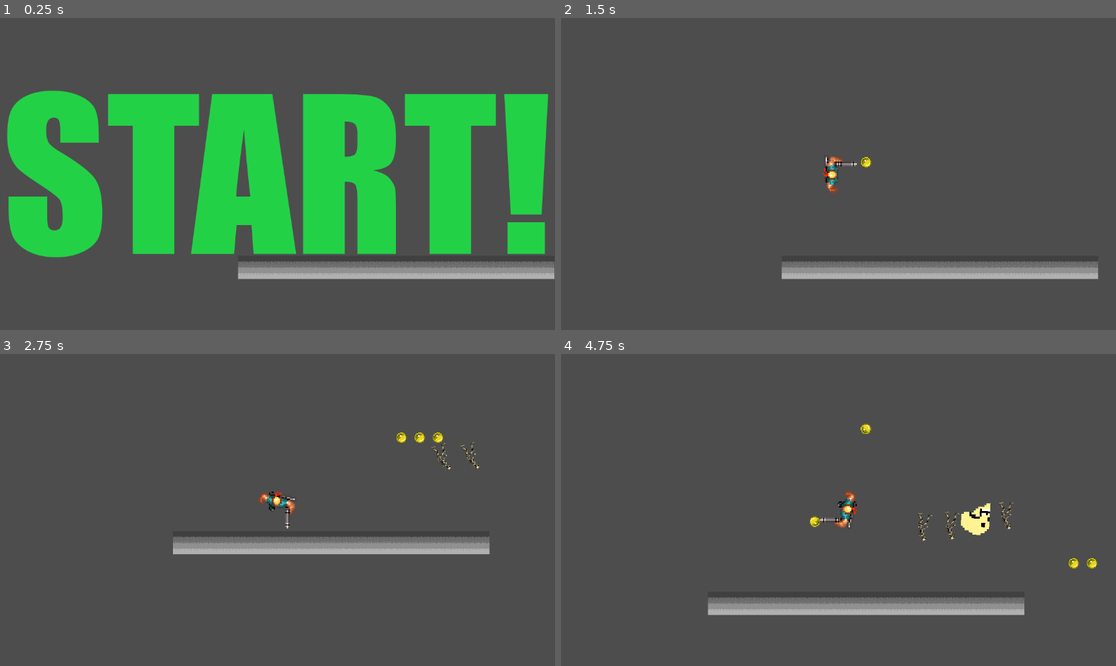
Above: before the commit, frames 1-4 (two rows, left to right).
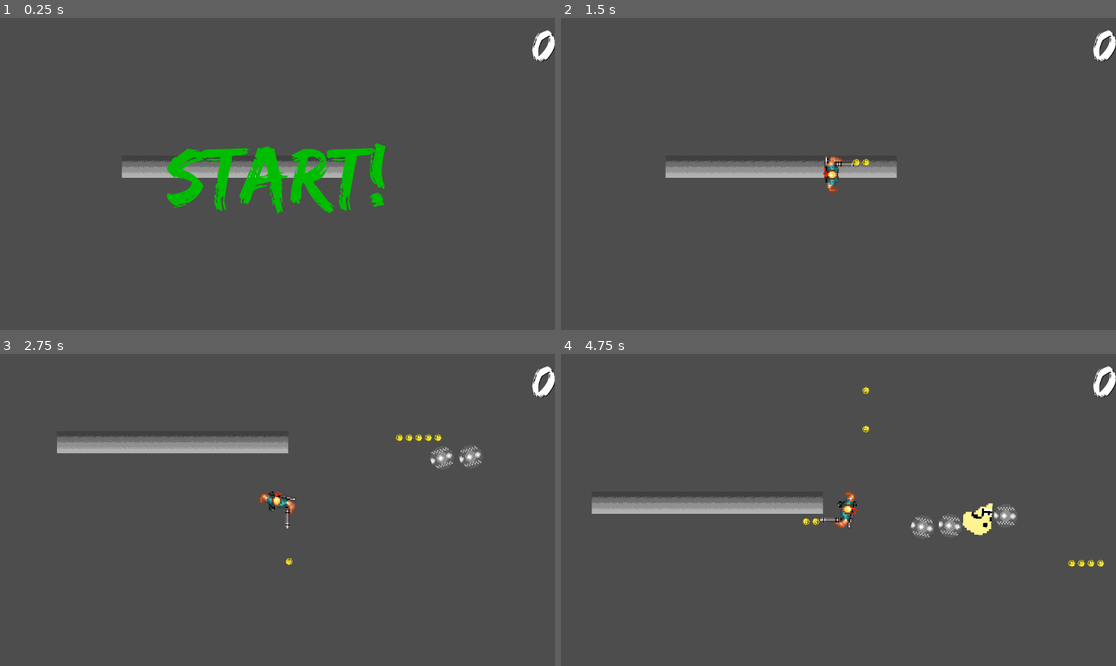
Above: after the commit, the same moments.

Repository: Nyalruko/First-Top-Down-Project
Game: Godot game, scene res://main.tscn
Same seed, same stepped clock (60 frames per second), same inputs: the game is played once before the commit and once after it.
Inputs (mouse positions are in pixels of both pictures, inside the frame that each line leads up to):
- Up to frame 1 (0.25 s): no input
- Up to frame 2 (1.5 s): click (838, 174) at 0.5 s; tap Enter at 1.25 s; hold D (Right) from 1.28 s (still down); hold Space (Fire) from 1.28 s (still down)
- Up to frame 3 (2.75 s): release D (Right) at 2.03 s; release Space (Fire) at 2.03 s; hold S (Down) from 2.03 s (still down); tap Space (Fire) at 2.1 s
- Up to frame 4 (4.75 s): release S (Down) at 2.78 s; hold D (Right) 2.78-3.53 s; hold Space (Fire) 2.78-3.53 s; hold W (Up) 3.53-4.28 s; tap Space (Fire) at 3.6 s; hold A (Left) from 4.28 s (still down); hold Space (Fire) from 4.28 s (still down)

The runs differ from the first frame. In frame 1, 39% of the frame differs, in the area x 1-100%, y 3-84%; in frame 2, 5.4%; in frame 3, 6.0%; in frame 4, 6.4%.

Commit message:
UI Update
Added UI as it's own scene, fixed it's scale and connected it to main

Diff:
--- a/bullet.tscn
+++ b/bullet.tscn
@@ -4,7 +4,7 @@
 [ext_resource type="Texture2D" uid="uid://cl4t2fwv8hlox" path="res://Art/Contrabullet.png" id="2_y6aoc"]
 
 [sub_resource type="CircleShape2D" id="CircleShape2D_4yugc"]
-radius = 19.0
+radius = 13.0384
 
 [node name="Bullet" type="CharacterBody2D"]
 collision_layer = 2
@@ -12,7 +12,7 @@
 script = ExtResource("1_jlkno")
 
 [node name="Sprite2D" type="Sprite2D" parent="."]
-scale = Vector2(3, 3)
+scale = Vector2(2, 2)
 texture = ExtResource("2_y6aoc")
 
 [node name="Hitbox" type="Area2D" parent="."]
--- a/character.tscn
+++ b/character.tscn
@@ -56,7 +56,7 @@
 position = Vector2(64, -40)
 
 [node name="Weapon Cooldown" type="Timer" parent="."]
-wait_time = 0.3
+wait_time = 0.15
 
 [node name="Bang" type="AudioStreamPlayer" parent="."]
 stream = ExtResource("6_46evf")
--- a/enemy.gd
+++ b/enemy.gd
@@ -8,6 +8,7 @@
 func _physics_process(delta):
 	var direction = (player.global_position - global_position).normalized()
 	look_at(global_position + direction) #Makes the Node rotate towards the direction of the player
+	$AnimatedSprite2D.play()
 	velocity = direction * SPEED
 	move_and_slide()
 
--- a/enemy.tscn
+++ b/enemy.tscn
@@ -1,25 +1,42 @@
-[gd_scene load_steps=5 format=3 uid="uid://71eect6ojtxl"]
+[gd_scene load_steps=7 format=3 uid="uid://71eect6ojtxl"]
 
-[ext_resource type="Texture2D" uid="uid://bhbly08gina1x" path="res://Art/CIV Skeleton2.png" id="1_5jdww"]
 [ext_resource type="Script" path="res://enemy.gd" id="1_g0agx"]
+[ext_resource type="Texture2D" uid="uid://cvj2d083cfpp1" path="res://Art/Enemies/enemy_ball.png" id="2_56xre"]
+[ext_resource type="Texture2D" uid="uid://bpx4jfr3kt7hb" path="res://Art/Enemies/enemy_ball2.png" id="3_n0ima"]
 
-[sub_resource type="CapsuleShape2D" id="CapsuleShape2D_b1m3c"]
-radius = 24.0
-height = 100.0
+[sub_resource type="CircleShape2D" id="CircleShape2D_gpn8c"]
+radius = 41.1947
 
-[sub_resource type="CapsuleShape2D" id="CapsuleShape2D_iats3"]
-radius = 24.0
-height = 99.0
+[sub_resource type="SpriteFrames" id="SpriteFrames_mvth4"]
+animations = [{
+"frames": [{
+"duration": 1.0,
+"texture": ExtResource("2_56xre")
+}, {
+"duration": 1.0,
+"texture": ExtResource("3_n0ima")
+}],
+"loop": true,
+"name": &"roll",
+"speed": 5.0
+}]
+
+[sub_resource type="CircleShape2D" id="CircleShape2D_6eomb"]
+radius = 41.512
 
 [node name="Enemy" type="CharacterBody2D"]
 script = ExtResource("1_g0agx")
 
 [node name="Painbox" type="CollisionShape2D" parent="."]
-shape = SubResource("CapsuleShape2D_b1m3c")
+shape = SubResource("CircleShape2D_gpn8c")
 
-[node name="Sprite2D" type="Sprite2D" parent="."]
-scale = Vector2(2, 2)
-texture = ExtResource("1_5jdww")
+[node name="AnimatedSprite2D" type="AnimatedSprite2D" parent="."]
+rotation = 1.5708
+scale = Vector2(5, 5)
+sprite_frames = SubResource("SpriteFrames_mvth4")
+animation = &"roll"
+frame_progress = 0.300696
+speed_scale = 2.0
 
 [node name="Hitbox" type="Area2D" parent="."]
 collision_layer = 2
@@ -27,6 +44,6 @@
 
 [node name="Hurtbox" type="CollisionShape2D" parent="Hitbox"]
 position = Vector2(0, -0.5)
-shape = SubResource("CapsuleShape2D_iats3")
+shape = SubResource("CircleShape2D_6eomb")
 
 [connection signal="area_entered" from="Hitbox" to="." method="_on_hitbox_area_entered"]
--- a/main.gd
+++ b/main.gd
@@ -13,8 +13,8 @@
 # Called when the node enters the scene tree for the first time.
 func _ready():
 	#UI.set_process_mode(UI.PROCESS_MODE_DISABLED)
-	game_over.hide() #Hides the Game Over Texture
-	start.show() #Shows the Start Texture
+	#game_over.hide() #Hides the Game Over Texture
+	#start.show() #Shows the Start Texture
 	spawner.set_process_mode(spawner.PROCESS_MODE_DISABLED) #Disables the spawner scene
 	player.set_process_mode(player.PROCESS_MODE_DISABLED) #Disables the player scene
 	player.hide() #Hides the player scene
@@ -36,7 +36,7 @@
 
 func _on_character_died():
 	print ("Died") #Prints Died to see if the signal works
-	game_over.show() #Shows the Game Over Texture
+	$UI.game_done()  #Shows the Game Over Texture
 	#UI.set_process_mode(UI.PROCESS_MODE_DISABLED)
 	spawner.set_process_mode(spawner.PROCESS_MODE_DISABLED) #Disables the Spawner Scene
 	spawner.hide() #Hides the Spawner Scene
@@ -46,10 +46,15 @@
 	game_over_music.play() #Plays the Game over music
 	await get_tree().create_timer(10).timeout #Lets the game wait until the Game Over music has finished playing
 	game_over_music.stop() #Stops the Game over music
-	game_over.hide() #Hides the Game over Texture
-	start.show() #Shows the Start Button
+	#$UI.game_over.hide() #Hides the Game over Texture
+	#$UI.start.show() #Shows the Start Button
+	get_tree().reload_current_scene()
 
 
 func _on_start_pressed():
-	start.hide() #Hides the Start Button
+	#start.hide() #Hides the Start Button
+	#new_game() #Starts the New Game function
+	pass
+
+func _on_ui_new_game():
 	new_game() #Starts the New Game function
--- a/main.tscn
+++ b/main.tscn
@@ -1,13 +1,12 @@
-[gd_scene load_steps=9 format=3 uid="uid://bhw6uvntk6ynb"]
+[gd_scene load_steps=8 format=3 uid="uid://bhw6uvntk6ynb"]
 
 [ext_resource type="Script" path="res://main.gd" id="1_m3dpu"]
-[ext_resource type="Texture2D" uid="uid://bv3mr6nyb3jv5" path="res://Art/GameOver.png" id="2_ag83t"]
 [ext_resource type="PackedScene" uid="uid://b7lhkeojyxdbr" path="res://enemy_spawner.tscn" id="2_icdc0"]
-[ext_resource type="Texture2D" uid="uid://dqs7q6bphtj2e" path="res://Art/Start.png" id="3_e45pj"]
 [ext_resource type="Texture2D" uid="uid://b063l8p3u63sh" path="res://Art/floor.png" id="4_hy7sr"]
 [ext_resource type="AudioStream" uid="uid://bnv2elsf4sd3g" path="res://Art/Music/Super Bomberman 2 - Title (SNES OST).mp3" id="5_cyokd"]
 [ext_resource type="PackedScene" uid="uid://dtwmrjo3pi1uo" path="res://character.tscn" id="5_swuj0"]
 [ext_resource type="AudioStream" uid="uid://31dfwhrfv362" path="res://Art/Music/Game Over： Castlevania (NES).mp3" id="7_cg8am"]
+[ext_resource type="PackedScene" uid="uid://t15xinwh5xyw" path="res://ui.tscn" id="7_slgd2"]
 
 [node name="Main" type="Node2D"]
 script = ExtResource("1_m3dpu")
@@ -15,38 +14,13 @@
 [node name="Background" type="TextureRect" parent="."]
 z_index = -400
 texture_repeat = 2
-offset_left = 3.0
-offset_top = 24.0
-offset_right = 1098.0
-offset_bottom = 650.0
-texture = ExtResource("4_hy7sr")
-
-[node name="CanvasLayer" type="CanvasLayer" parent="."]
-
-[node name="CenterContainer" type="CenterContainer" parent="CanvasLayer"]
-anchors_preset = 8
-anchor_left = 0.5
-anchor_top = 0.5
-anchor_right = 0.5
-anchor_bottom = 0.5
-offset_left = -561.5
-offset_top = -173.0
-offset_right = 561.5
-offset_bottom = 173.0
+anchors_preset = 15
+anchor_right = 1.0
+anchor_bottom = 1.0
 grow_horizontal = 2
 grow_vertical = 2
-
-[node name="GameOver" type="TextureRect" parent="CanvasLayer/CenterContainer"]
-layout_mode = 2
-
-[node name="GameOverTexture" type="Sprite2D" parent="CanvasLayer/CenterContainer/GameOver"]
-position = Vector2(12, -6)
-scale = Vector2(0.661458, 0.981818)
-texture = ExtResource("2_ag83t")
-
-[node name="Start" type="TextureButton" parent="CanvasLayer/CenterContainer"]
-layout_mode = 2
-texture_normal = ExtResource("3_e45pj")
+texture = ExtResource("4_hy7sr")
+stretch_mode = 1
 
 [node name="Character" parent="." instance=ExtResource("5_swuj0")]
 position = Vector2(139, 287)
@@ -64,5 +38,8 @@
 [node name="GameOverMusic" type="AudioStreamPlayer" parent="."]
 stream = ExtResource("7_cg8am")
 
-[connection signal="pressed" from="CanvasLayer/CenterContainer/Start" to="." method="_on_start_pressed"]
+[node name="UI" parent="." instance=ExtResource("7_slgd2")]
+
 [connection signal="Died" from="Character" to="." method="_on_character_died"]
+[connection signal="Died" from="Character" to="UI" method="_on_character_died"]
+[connection signal="new_game" from="UI" to="." method="_on_ui_new_game"]
--- /dev/null
+++ b/ui.gd
@@ -0,0 +1,26 @@
+extends CanvasLayer
+
+signal new_game
+
+var score = 0
+
+func _ready():
+	$"Game Over".hide()
+	$Start.show()
+
+func _process(delta):
+	pass
+
+func score_increase():
+	score += 1
+	$Score.text = str(score)
+
+func game_done():
+	$"Game Over".show()
+	await get_tree().create_timer(10).timeout
+	$"Game Over".hide()
+	$Start.show()
+
+func _on_start_pressed():
+	$Start.hide()
+	new_game.emit()
--- a/ui.tscn
+++ b/ui.tscn
@@ -1,12 +1,61 @@
-[gd_scene load_steps=2 format=3 uid="uid://bxw8xihts0fx6"]
+[gd_scene load_steps=3 format=3 uid="uid://t15xinwh5xyw"]
 
-[ext_resource type="Texture2D" uid="uid://6m2wu17vloxj" path="res://icon.svg" id="1_tfwni"]
+[ext_resource type="Script" path="res://ui.gd" id="1_vew82"]
+[ext_resource type="FontFile" uid="uid://dr7wwg0q4a857" path="res://Art/edosz.ttf" id="2_i456l"]
 
-[node name="UI" type="Node2D"]
+[node name="UI" type="CanvasLayer"]
+script = ExtResource("1_vew82")
 
-[node name="CanvasLayer" type="CanvasLayer" parent="."]
+[node name="Score" type="Label" parent="."]
+anchors_preset = 1
+anchor_left = 1.0
+anchor_right = 1.0
+offset_left = -40.0
+offset_bottom = 23.0
+grow_horizontal = 0
+theme_override_colors/font_shadow_color = Color(0, 0, 0, 1)
+theme_override_fonts/font = ExtResource("2_i456l")
+theme_override_font_sizes/font_size = 96
+text = "0"
 
-[node name="TextureRect" type="TextureRect" parent="CanvasLayer"]
-offset_right = 40.0
-offset_bottom = 40.0
-texture = ExtResource("1_tfwni")
+[node name="Game Over" type="Label" parent="."]
+anchors_preset = 8
+anchor_left = 0.5
+anchor_top = 0.5
+anchor_right = 0.5
+anchor_bottom = 0.5
+offset_left = -494.0
+offset_top = -112.5
+offset_right = 494.0
+offset_bottom = 112.5
+grow_horizontal = 2
+grow_vertical = 2
+theme_override_colors/font_color = Color(0.721569, 0, 0, 1)
+theme_override_colors/font_shadow_color = Color(0, 0, 0, 1)
+theme_override_fonts/font = ExtResource("2_i456l")
+theme_override_font_sizes/font_size = 200
+text = "GAME OVER!"
+horizontal_alignment = 1
+vertical_alignment = 1
+
+[node name="Start" type="Button" parent="."]
+anchors_preset = 8
+anchor_left = 0.5
+anchor_top = 0.5
+anchor_right = 0.5
+anchor_bottom = 0.5
+offset_left = -235.0
+offset_top = -98.5
+offset_right = 235.0
+offset_bottom = 98.5
+grow_horizontal = 2
+grow_vertical = 2
+theme_override_colors/font_color = Color(0, 0.741176, 0, 1)
+theme_override_colors/font_pressed_color = Color(0, 0.843137, 0, 1)
+theme_override_colors/font_hover_color = Color(0, 0.839216, 0, 1)
+theme_override_fonts/font = ExtResource("2_i456l")
+theme_override_font_sizes/font_size = 169
+text = "START!"
+flat = true
+
+[connection signal="pressed" from="Start" to="." method="_on_start_pressed"]
Binary file added: Art/Enemies/enemy_ball.png
Not shown, added: Art/Enemies/enemy_ball.png.import
Binary file added: Art/Enemies/enemy_ball2.png
Not shown, added: Art/Enemies/enemy_ball2.png.import
Binary file added: Art/edosz.ttf
Not shown, added: Art/edosz.ttf.import
